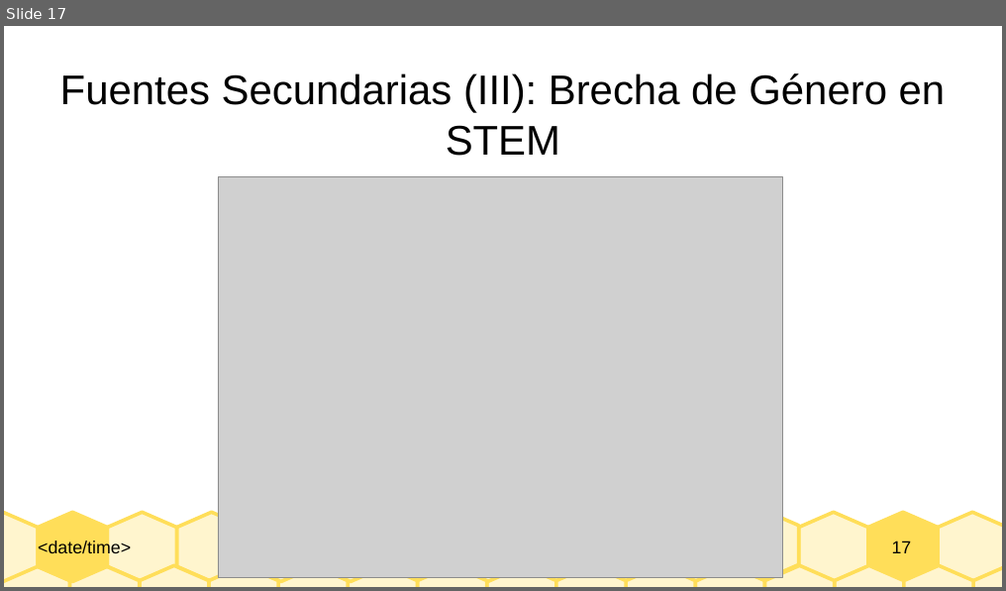
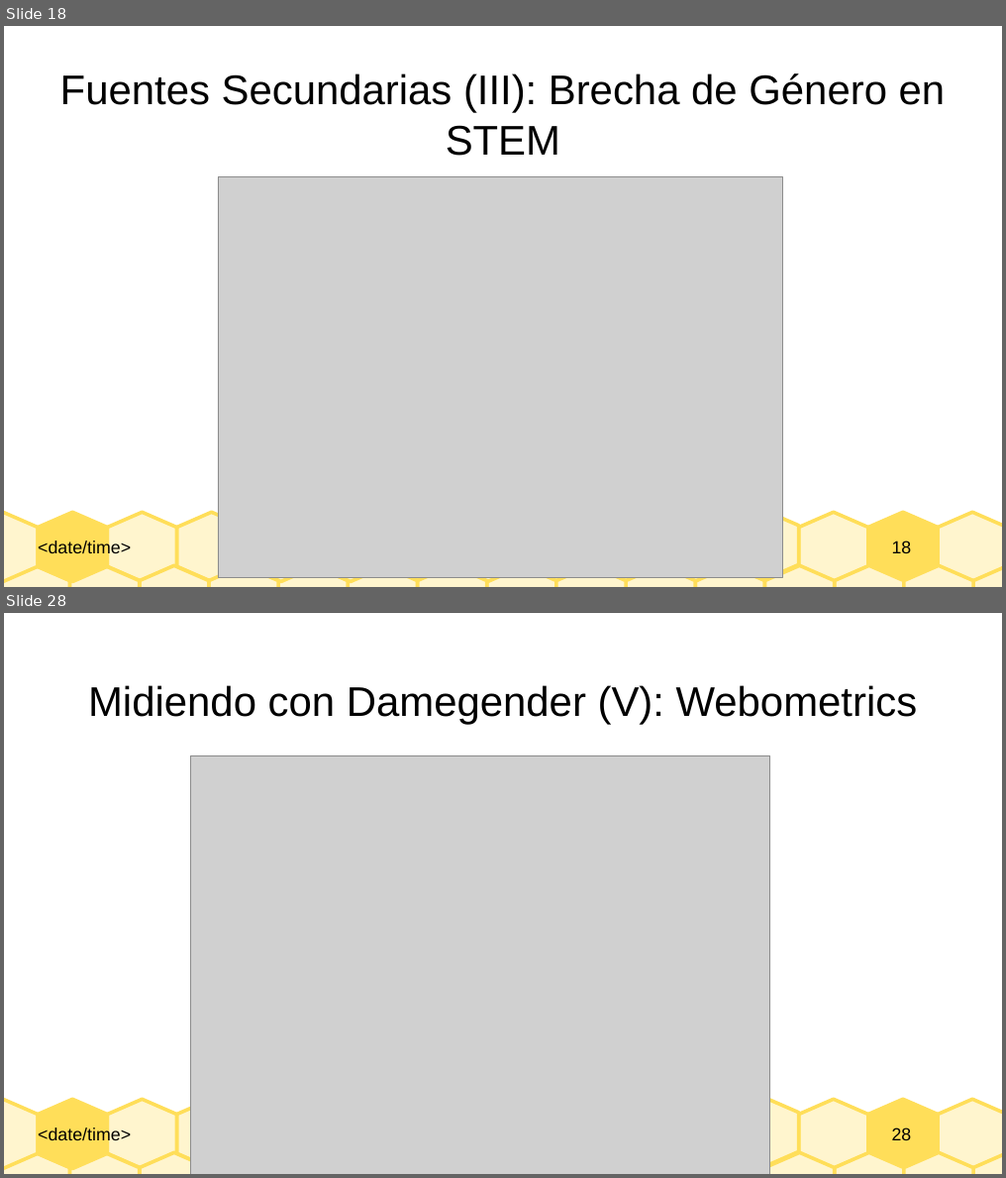
Before and after one commit to davidam/damegender, a slide deck: slides/brechagnulinux.odp. Shown one above the other, each under a label of ours: slide 17 before the commit, slides 18 and 28 after it; the slides between them are not shown. The pictures are 1006x591 and 1006x1178 pixels, drawn with LibreOffice and Linux fonts; fonts in the diff are those of the drawing; grey boxes stand for pictures. Boxes give left, top, right and bottom in pixels: in the first picture for what was removed or moved away, otherwise in the second. Text is boxed around its words. In the diff, an @@ line names an element or a change of style, - is before the commit and + after.

```diff
--- a/slides/brechagnulinux.odp
+++ b/slides/brechagnulinux.odp
@@ slide 28 added at (x1=4, y1=613, x2=1002, y2=1174), background #FFFFFF; not listed: 25 template elements that a slide beside it also shows @@
@@ title added at (x1=88, y1=685, x2=918, y2=725), 33 pt, text #000000 @@
+Midiendo con Damegender (V): Webometrics
@@ picture added at (x1=190, y1=756, x2=770, y2=1174) @@
@@ what was slide 17 is now slide 18 @@
@@ page number at (x1=892, y1=541, x2=912, y2=554): text changed @@
-17
+18
```
Also in this commit, not shown: 10 other slides added.
